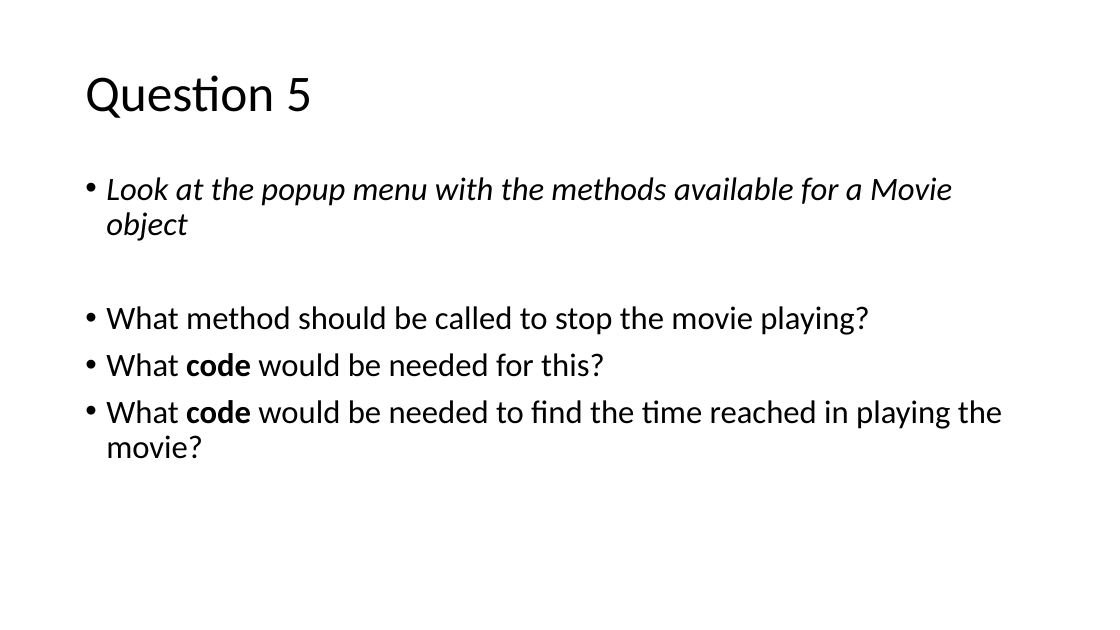
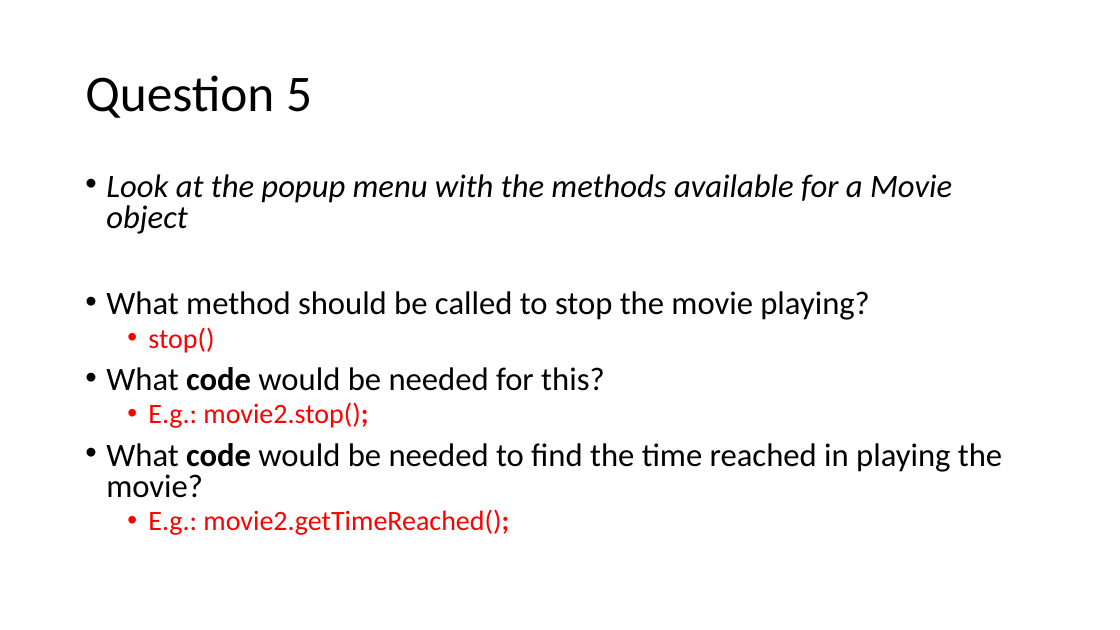
Before and after one commit to random-walkie/gasw_programming1, a slide deck: slide 8 of week2/activity/Week2Activity.pptx. Drawn at 1120x630 pixels with LibreOffice and Linux fonts; fonts in the diff are those of the drawing. Boxes give left, top, right and bottom in pixels: in the first picture for what was removed or moved away, otherwise in the second. Text is boxed around its words. In the diff, an @@ line names an element or a change of style, - is before the commit and + after.

Commit message:
Update MainMovies to demonstrate Movie class usage

```diff
--- a/week2/activity/Week2Activity.pptx
+++ b/week2/activity/Week2Activity.pptx
@@ text at [106, 174, 1002, 498]: line spacing 0.9 to 0.8 @@
@@ text at [148, 327, 214, 353]: paragraph added @@
+  • stop()
@@ text at [148, 402, 368, 428]: paragraph added @@
+  • E.g.: movie2.stop();
@@ text at [148, 509, 509, 535]: paragraph added @@
+  • E.g.: movie2.getTimeReached();
```
Also in this commit, not shown: 4 other slides changed, 1 other file.
